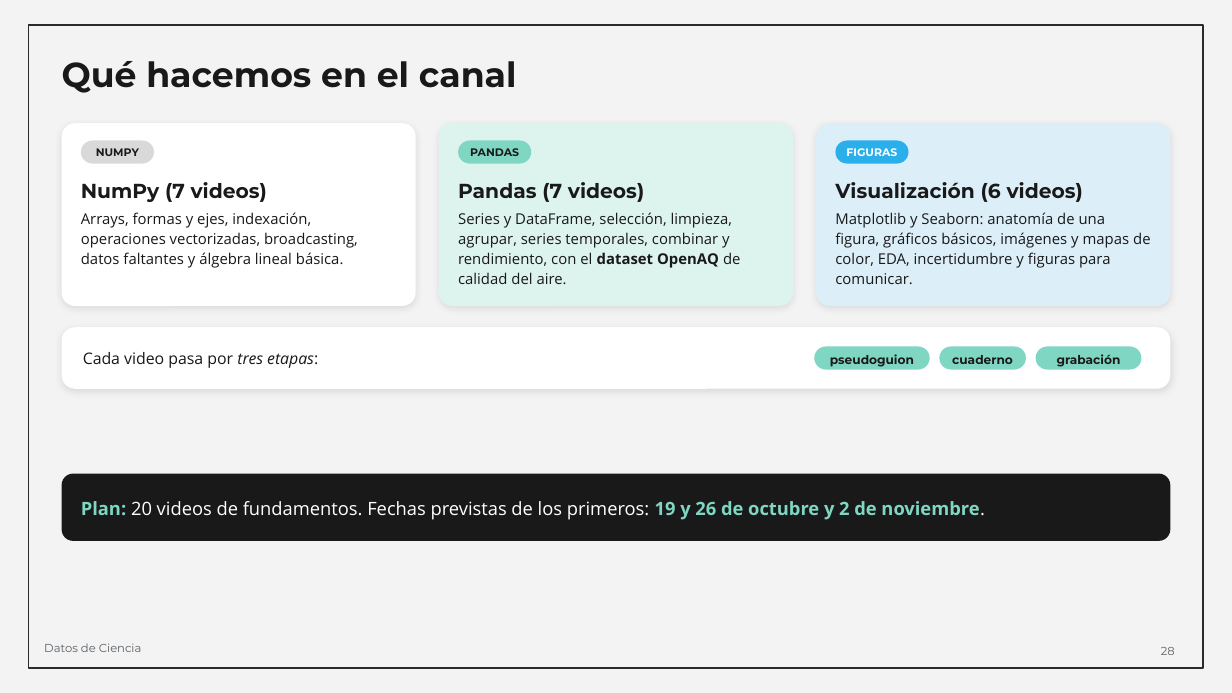
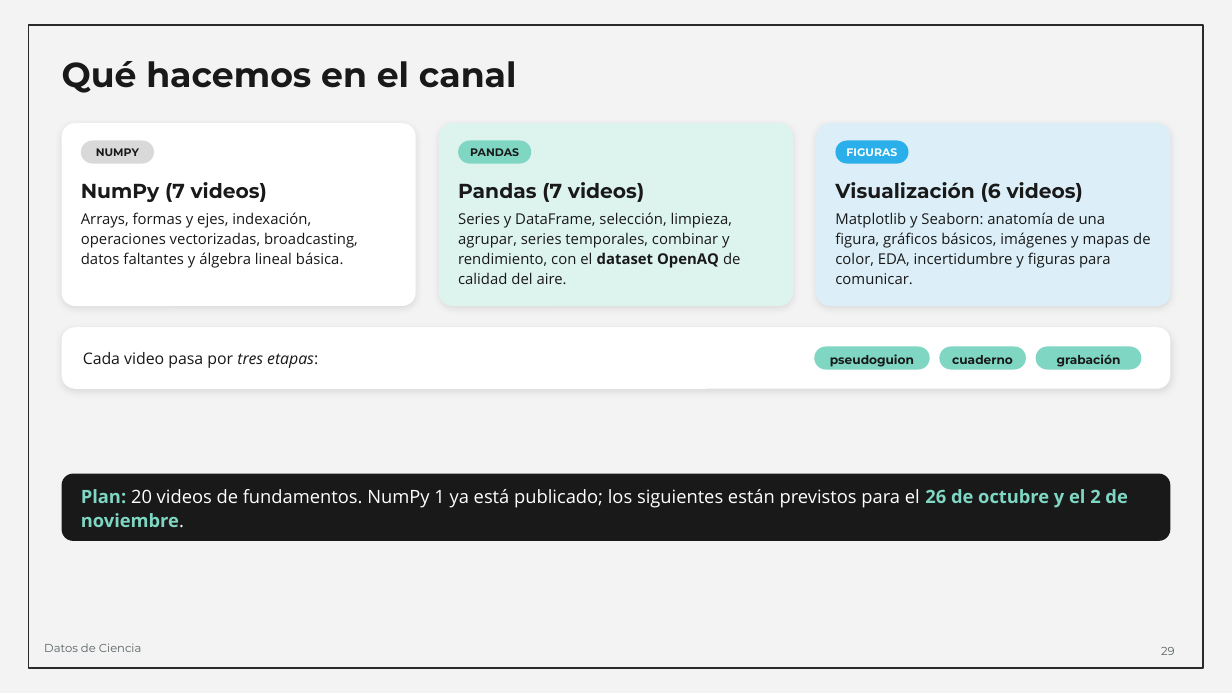
Before and after one commit to Group-of-Solar-Astrophysics/Escuela-Astrofisica-Solar-2026, a slide deck: slide 29 of 01_Material_por_expositor/Juan_Esteban_Agudelo_Ortiz/01_Presentacion/Copiloto_de_Fisica_Solar_Escuela_2026.odp (slide 28 before the commit). Drawn at 1232x693 pixels with LibreOffice and Linux fonts; fonts in the diff are those of the drawing. Boxes give left, top, right and bottom in pixels: in the first picture for what was removed or moved away, otherwise in the second. Text is boxed around its words. In the diff, an @@ line names an element or a change of style, - is before the commit and + after.

```diff
--- a/01_Material_por_expositor/Juan_Esteban_Agudelo_Ortiz/01_Presentacion/Copiloto_de_Fisica_Solar_Escuela_2026.odp
+++ b/01_Material_por_expositor/Juan_Esteban_Agudelo_Ortiz/01_Presentacion/Copiloto_de_Fisica_Solar_Escuela_2026.odp
@@ text at box(81, 489, 1127, 528): text changed @@
-Plan: 20 videos de fundamentos. Fechas previstas de los primeros: 19 y 26 de octubre y 2 de noviembre.
+Plan: 20 videos de fundamentos. NumPy 1 ya está publicado; los siguientes están previstos para el 26 de octubre y el 2 de noviembre.
@@ page number at box(1161, 647, 1175, 655): text changed @@
-28
+29
```
Also in this commit, not shown: 1 other slide changed, 1 slide added, 2 other files.
